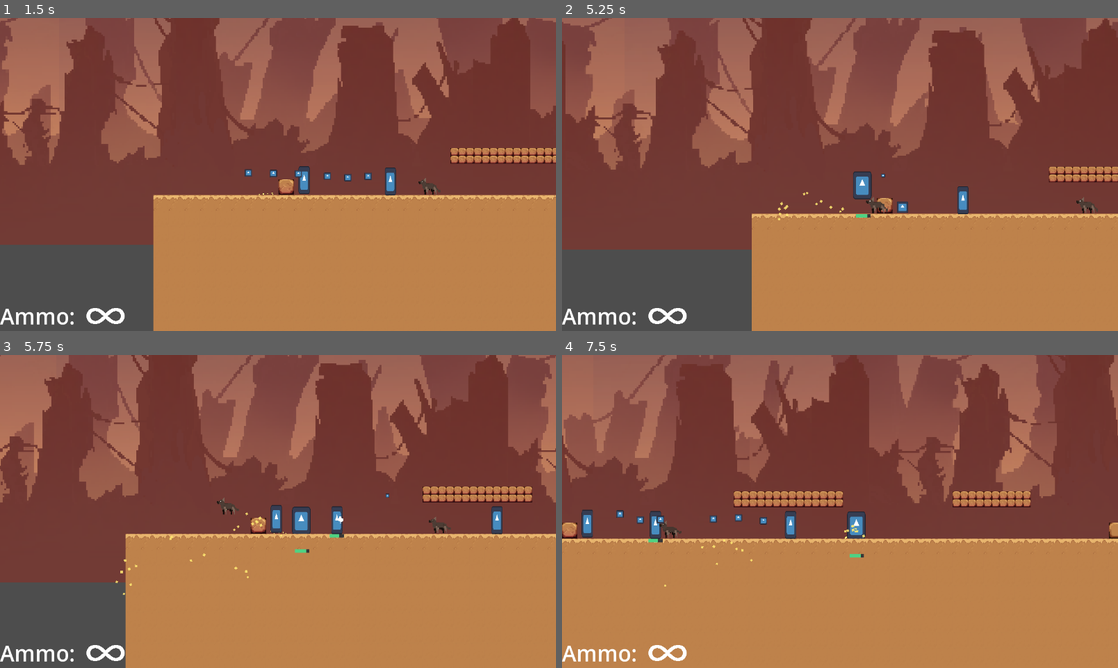
Above: before the commit, frames 1-4 (two rows, left to right).
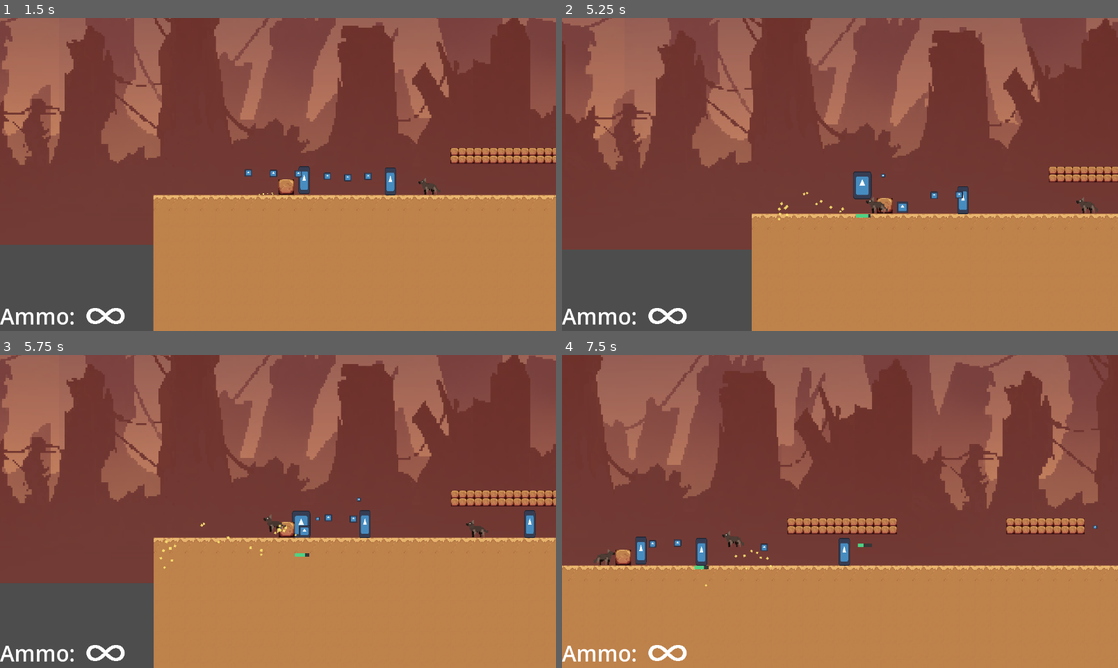
Above: after the commit, the same moments.

Repository: dzfrias/gladiator
Game: Godot game, scene res://scenes/level_playtest.tscn
Two runs of this game, one before a commit and one after it. Both use one fixed random seed, a clock stepped at 60 frames per second and the inputs below. This scene is started directly instead of the project's main scene. The engine's default icon, where the game draws it, is replaced by a stand-in: a white triangle on a blue panel in a dark square. Sound files missing from this copy of the repository are replaced by a short silence.
Inputs (mouse positions are in pixels of both pictures, inside the frame that each line leads up to):
- Up to frame 1 (1.5 s): move the mouse to (111, 315) at 0.52 s; hold S (crouch) 0.53-1.28 s; hold D (right) from 0.53 s (still down); tap Space (jump) at 0.77, 1.07 s; move the mouse to (444, 221) at 1.27 s; click (444, 221) at 1.35 s
- Up to frame 2 (5.25 s): tap Space (jump) at 1.52, 1.82, 3.02, 3.32, 3.77, 4.07, 4.52, 4.82 s; move the mouse to (673, 127) at 2.02 s; release D (right) at 2.03 s; hold I (interact) 2.03-2.78 s; hold A (left) 2.03-4.28 s; move the mouse to (867, 174) at 2.77 s; tap E (roll) at 2.85 s; move the mouse to (756, 96) at 3.52 s; hold Shift (shield) 3.53-4.28 s; tap R (reload) at 4.15 s; move the mouse to (962, 158) at 4.27 s; hold D (right) from 4.28 s (still down); tap S (crouch) at 4.35 s; move the mouse to (728, 190) at 5.02 s; press the mouse at (728, 190) at 5.03 s
- Up to frame 3 (5.75 s): keep holding D (right)
- Up to frame 4 (7.5 s): keep holding D (right); move the mouse to (895, 442) at 5.77 s; release the mouse at (895, 442) at 5.78 s; tap I (interact) at 5.85 s; tap Space (jump) at 6.02, 6.32, 6.77, 7.07 s; move the mouse to (812, 574) at 6.52 s; hold E (roll) 6.53-7.28 s; move the mouse to (1006, 558) at 7.27 s; tap Shift (shield) at 7.35 s

Frame 1 is identical in both runs. In frame 2, less than 0.1% of the frame differs, in the area x 54-73%, y 55-64%; in frame 3, 23%; in frame 4, 36%, in the area x 0-100%, y 0-74%.
Error before the commit: Invalid access to property or key 'weather' on a base object of type 'Nil'. (res://scripts/ui/mission_ui.gd:9)

Commit message:
adjust enemy stats
Follow Ranged Enemy:
- Decrease reload time
- Decrease damage

Suispider:
- Decrease health

Diff:
--- a/resources/shooter.tres
+++ b/resources/shooter.tres
@@ -5,8 +5,8 @@
 [resource]
 script = ExtResource("1_axwou")
 name = "Raider's Gun"
-damage = 4.0
-reload_time = 5.0
+damage = 3.0
+reload_time = 3.5
 max_ammo = 3
 firing_interval = 0.2
 projectile_speed = 266.0
--- a/scenes/suispider.tscn
+++ b/scenes/suispider.tscn
@@ -44,6 +44,7 @@
 
 [node name="Health" type="Node" parent="."]
 script = ExtResource("3_2s6ah")
+max_health = 10.0
 
 [node name="Direction" type="Node" parent="."]
 script = ExtResource("4_6dvl8")
--- a/scripts/ui/mission_ui.gd
+++ b/scripts/ui/mission_ui.gd
@@ -5,6 +5,10 @@
 @export var survival_ui: PackedScene
 
 func _ready() -> void:
+	# TODO: remove this code
+	if MissionManager.mission == null:
+		return
+
 	# Weather UI
 	if MissionManager.mission.weather is AcidRain:
 		add_child(acid_rain_ui.instantiate())
